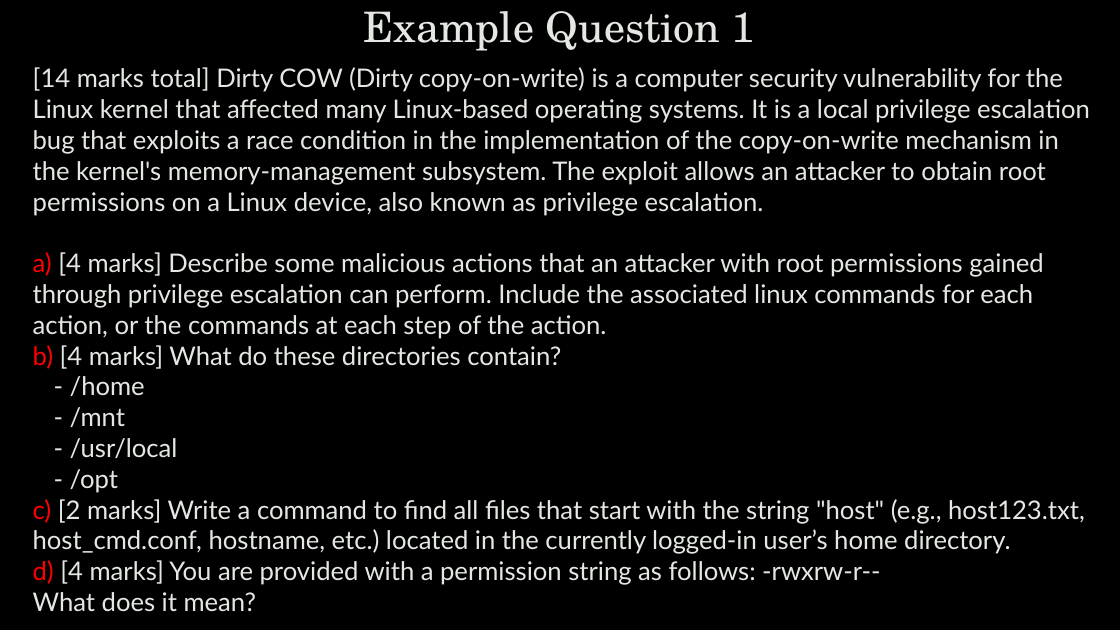
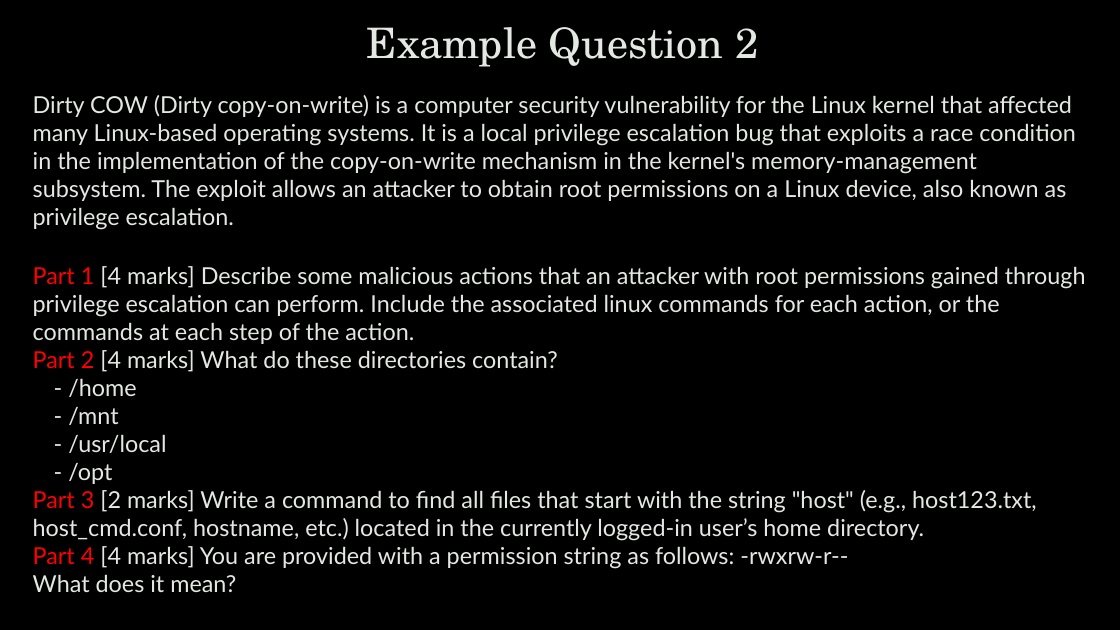
Before and after one commit to zhanyixinghua/cits1003, a slide deck: slide 13 of cits1003-lecture_slides/CITS1003-B ExamExampleQ-exercises.pptx (slide 14 before the commit). Drawn at 1120x630 pixels with LibreOffice and Linux fonts; fonts in the diff are those of the drawing; background and template pictures are left out. Boxes give left, top, right and bottom in pixels: in the first picture for what was removed or moved away, otherwise in the second. Text is boxed around its words. In the diff, an @@ line names an element or a change of style, - is before the commit and + after.

```diff
--- a/cits1003-lecture_slides/CITS1003-B ExamExampleQ-exercises.pptx
+++ b/cits1003-lecture_slides/CITS1003-B ExamExampleQ-exercises.pptx
@@ title at box(367, 27, 758, 67): text changed @@
-Example Question 1
+Example Question 2
@@ text "Dirty COW (Dirty copy-on-write) is ...": place and size @@
-text "Dirty COW (Dirty copy-on-write) is ..." at box(33, 67, 1090, 612)
+text "Dirty COW (Dirty copy-on-write) is ..." at box(33, 95, 1086, 592)
@@ text at box(33, 95, 1086, 372): text changed; size 22 to 20 pt @@
-[14 marks total] Dirty COW (Dirty copy-on-write) is a computer security vulnerability for the Linux kernel that affected many Linux-based operating systems. It is a local privilege escalation bug that exploits a race condition in the implementation of the copy-on-write mechanism in the kernel's memory-management subsystem. The exploit allows an attacker to obtain root permissions on a Linux device, also known as privilege escalation.
-a) [4 marks] Describe some malicious actions that an attacker with root permissions gained through privilege escalation can perform. Include the associated linux commands for each action, or the commands at each step of the action.
-b) [4 marks] What do these directories contain?
+Dirty COW (Dirty copy-on-write) is a computer security vulnerability for the Linux kernel that affected many Linux-based operating systems. It is a local privilege escalation bug that exploits a race condition in the implementation of the copy-on-write mechanism in the kernel's memory-management subsystem. The exploit allows an attacker to obtain root permissions on a Linux device, also known as privilege escalation.
+Part 1 [4 marks] Describe some malicious actions that an attacker with root permissions gained through privilege escalation can perform. Include the associated linux commands for each action, or the commands at each step of the action.
+Part 2 [4 marks] What do these directories contain?
@@ text at box(33, 378, 236, 592): size 22 to 20 pt in "- /home", "- /mnt", "- /usr/local", "- /opt" and 1 more places @@
@@ text at box(33, 490, 1037, 569): text changed; size 22 to 20 pt @@
-c) [2 marks] Write a command to find all files that start with the string "host" (e.g., host123.txt, host_cmd.conf, hostname, etc.) located in the currently logged-in user’s home directory.
-d) [4 marks] You are provided with a permission string as follows: -rwxrw-r--
+Part 3 [2 marks] Write a command to find all files that start with the string "host" (e.g., host123.txt, host_cmd.conf, hostname, etc.) located in the currently logged-in user’s home directory.
+Part 4 [4 marks] You are provided with a permission string as follows: -rwxrw-r--
```
Also in this commit, not shown: 33 other slides changed, 27 slides added, 15 slides removed.
